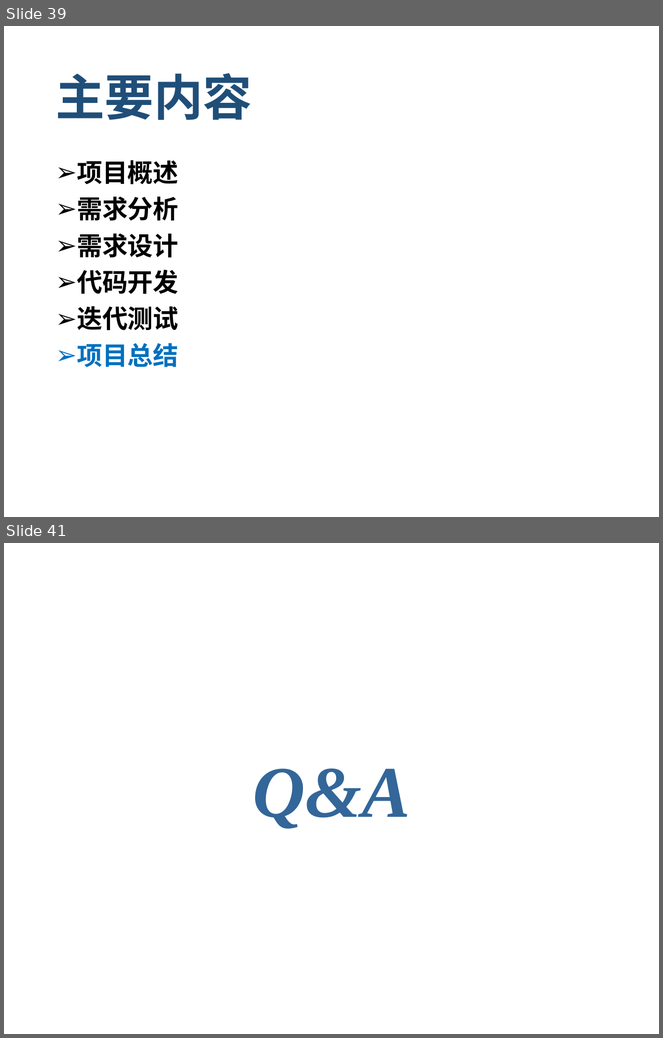
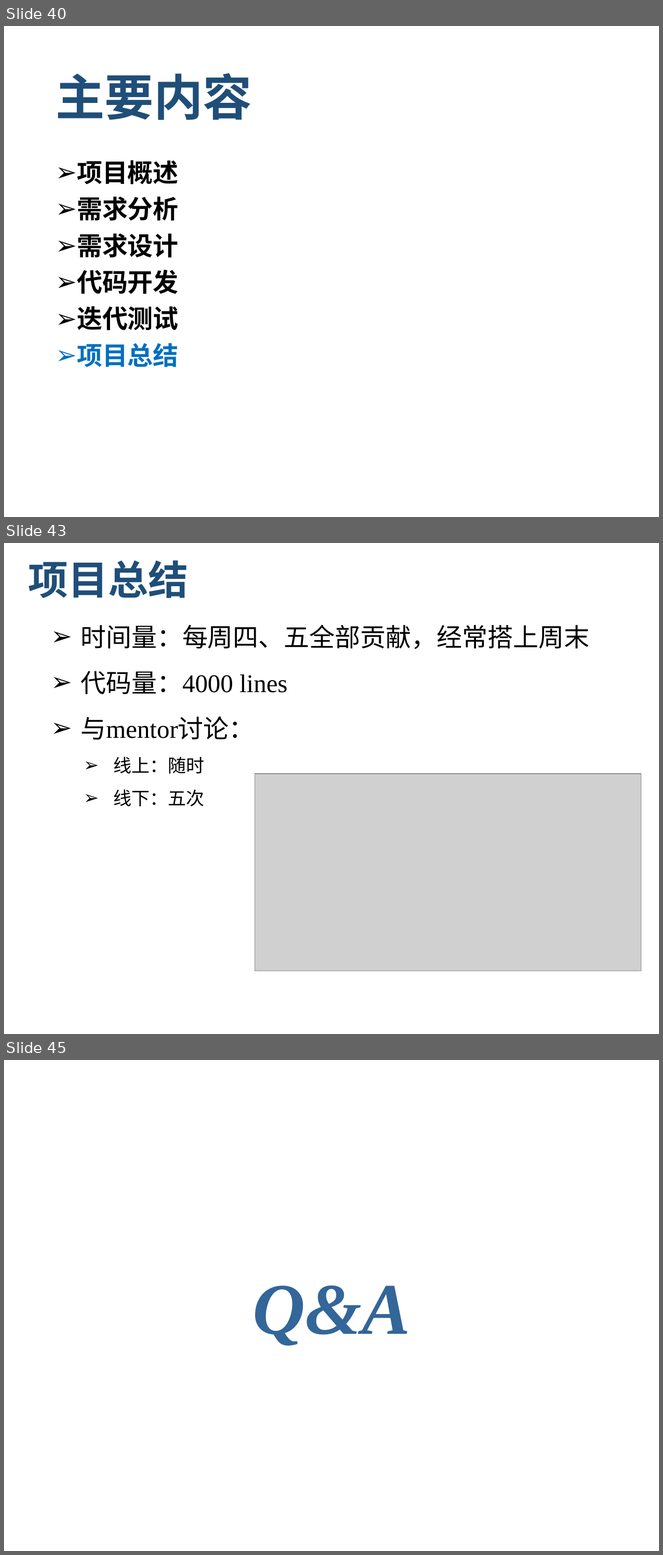
Before and after one commit to zen1995/rucmChecker, a slide deck: finalReport/RUCMChecker_final_report.pptx. Shown one above the other, each under a label of ours: slides 39 and 41 before the commit, slides 40, 43 and 45 after it; the slides between them are not shown. The pictures are 663x1038 and 663x1555 pixels, drawn with LibreOffice and Linux fonts; fonts in the diff are those of the drawing; grey boxes stand for pictures; background and template pictures are left out. Boxes give left, top, right and bottom in pixels: in the first picture for what was removed or moved away, otherwise in the second. Text is boxed around its words. In the diff, an @@ line names an element or a change of style, - is before the commit and + after.

```diff
--- a/finalReport/RUCMChecker_final_report.pptx
+++ b/finalReport/RUCMChecker_final_report.pptx
@@ slide 43 added at box(4, 543, 659, 1034), background #FFFFFF @@
@@ title added at box(28, 560, 189, 598), 44 pt, text #1F4E79, bold @@
+项目总结
@@ text added at box(80, 625, 590, 807), 28 pt, text #000000 @@
+➢ 时间量：每周四、五全部贡献，经常搭上周末
+➢ 代码量：4000 lines
+➢ 与mentor讨论：
+  ➢ 线上：随时
+  ➢ 线下：五次
@@ picture added at box(255, 774, 642, 971) @@
@@ what was slide 39 is now slide 40 @@
@@ what was slide 41 is now slide 45 @@
```
Also in this commit, not shown: 2 slides changed, 4 other slides added, 1 slide removed.
